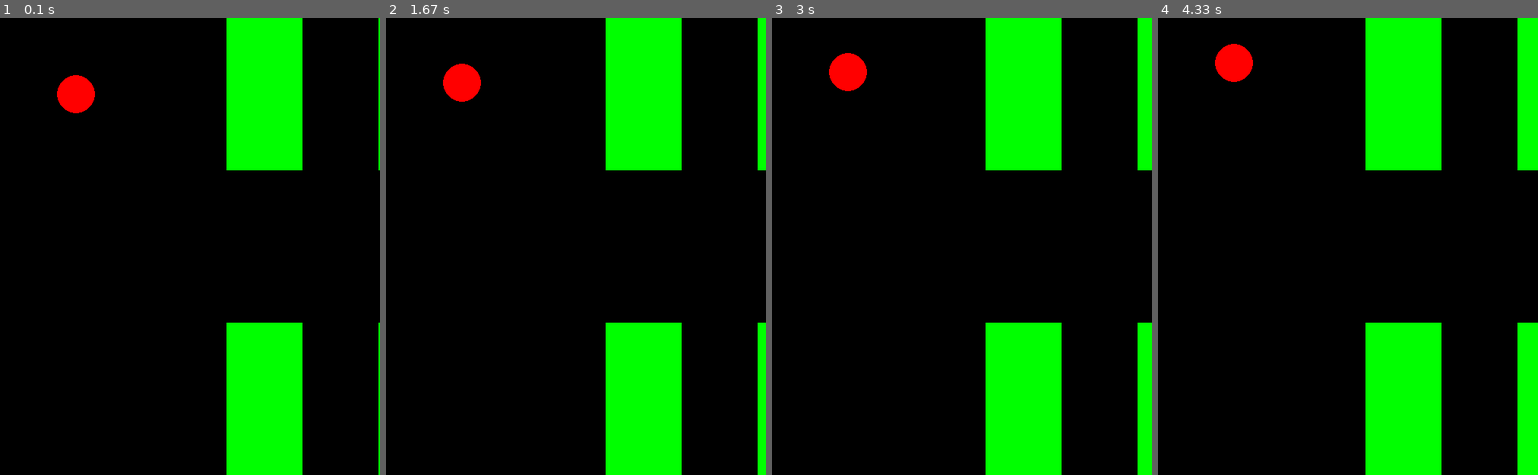
Above: before the commit, frames 1-4 (left to right).
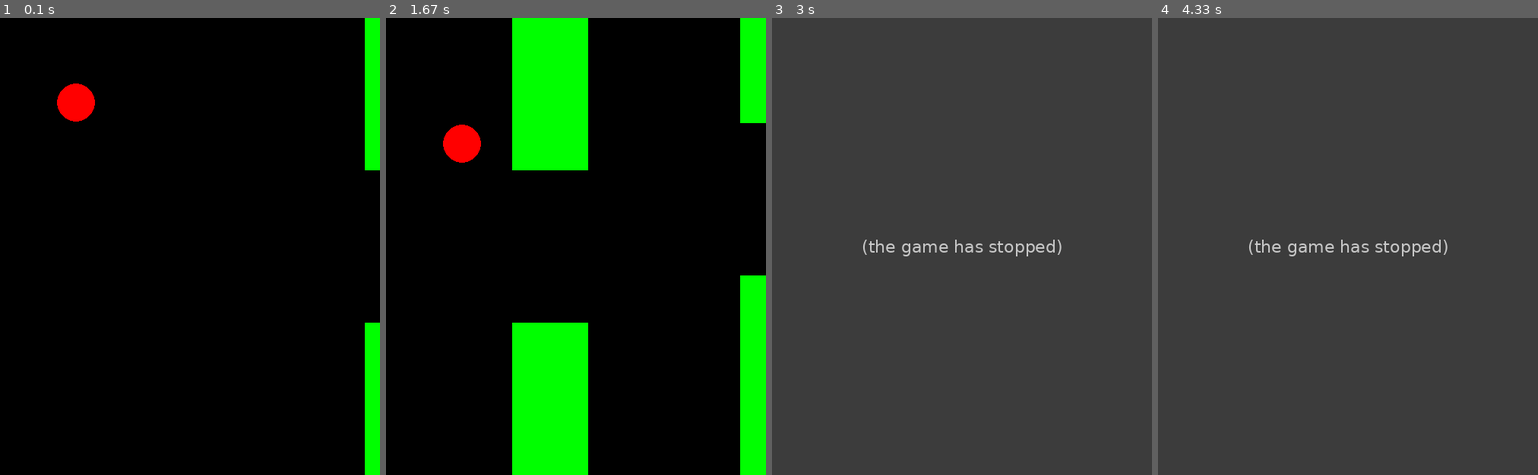
Above: after the commit, the same moments.

Repository: Rettdog/MathNeuralNetwork
Game: pygame game, started from flappy-bird.py
Same seed, same stepped clock (60 frames per second), same inputs: the game is played once before the commit and once after it.
Inputs:
- Up to frame 1 (0.1 s): no input
- Up to frame 2 (1.67 s): tap Space at 0.33, 0.73, 1.03, 1.23 s
- Up to frame 3 (3 s): no input
- Up to frame 4 (4.33 s): no input

The runs differ from the first frame. In frame 1, 16% of the frame differs, in the area x 15-100%, y 0-100%; in frame 2, 31%; in frame 3, 100%, in the area x 0-100%, y 0-100%; in frame 4, 100%.
After the commit the program exited at 1.88 s; later frames show no game.

Commit message:
finished flappy bird game, need to change to class

Diff:
--- a/flappy-bird.py
+++ b/flappy-bird.py
@@ -1,6 +1,7 @@
 import sys
 import pygame
 import numpy as np
+import time
 
 pygame.init()
 
@@ -12,17 +13,26 @@
 
 screen = pygame.display.set_mode(size)
 
-gravity = 0.00025
+gravity = 0.2
+jumpVel = -7
 
-jumpBuffer = 100
+jumpBuffer = 20
 
 buffer = 0
 
 pipeWidth = 100
 pipeGap = 200
 
-pipeBuffer = 2000
-pipeTimer = 0
+pipeBuffer = 150
+pipeTimer = pipeBuffer
+pipeSpeed = -2
+
+minPipeHeight = 150
+maxPipeHeight = 450
+
+score = 0
+scoreBuffer = 50
+scoreTimer = scoreBuffer
 
 
 class GameObject():
@@ -61,7 +71,7 @@
         self.x = p_x
         self.y = p_y
         self.width = p_width
-        self.velocity = -0.1
+        self.velocity = pipeSpeed
 
     def draw(self, screen):
         pygame.draw.rect(screen, (0, 255, 0), pygame.Rect(
@@ -71,6 +81,15 @@
 
     def update(self):
         self.x += self.velocity
+        if self.x + self.width + self.velocity < 0:
+            return True
+        return False
+
+
+def checkCollision(pipe, bird):
+    if pipe.x < bird.x + bird.radius and pipe.x + pipe.width > bird.x - bird.radius and (pipe.y - pipeGap/2 > bird.y - bird.radius or pipe.y + pipeGap/2 < bird.y + bird.radius):
+        return True
+    return False
 
 
 # Begin Program
@@ -78,7 +97,7 @@
 
 pipes = []
 
-pipes.append(Pipe(300, 300, pipeWidth))
+pipes.append(Pipe(500, 300, pipeWidth))
 
 # clock = pygame.time.Clock()
 
@@ -89,9 +108,12 @@
     if buffer > 0:
         buffer -= 1
 
-    if pipeTimer < pipeBuffer:
-        pipeTimer == 0
-        pipes.append(Pipe(500, 300, pipeWidth))
+    if pipeTimer <= 0:
+        pipeTimer = pipeBuffer
+        pipes.append(Pipe(500, np.random.randint(
+            minPipeHeight, maxPipeHeight), pipeWidth))
+
+    pipeTimer -= 1
 
     # Check exit button
     for event in pygame.event.get():
@@ -110,7 +132,21 @@
         bird.velocity = 0
 
     for pipe in pipes:
-        pipe.update()
+        if pipe.update():
+            pipes.remove(pipe)
+
+    # Check Collision with first pipe
+
+    if checkCollision(pipes[0], bird):
+        isRunning = False
+
+    # Increase Score
+
+    if scoreTimer <= 0:
+        scoreTimer = scoreBuffer
+        score += 1
+
+    scoreTimer -= 1
 
     # Check key presses
     keys = pygame.key.get_pressed()
@@ -120,7 +156,7 @@
 
     # jump
     if keys[pygame.K_SPACE] and buffer == 0:
-        bird.velocity = -0.2
+        bird.velocity = jumpVel
         buffer = jumpBuffer
 
     # Draw screen
@@ -133,3 +169,7 @@
     bird.draw(screen)
 
     pygame.display.flip()
+
+    time.sleep(10 / 1000)
+
+print(f"Final Score: {score}")
